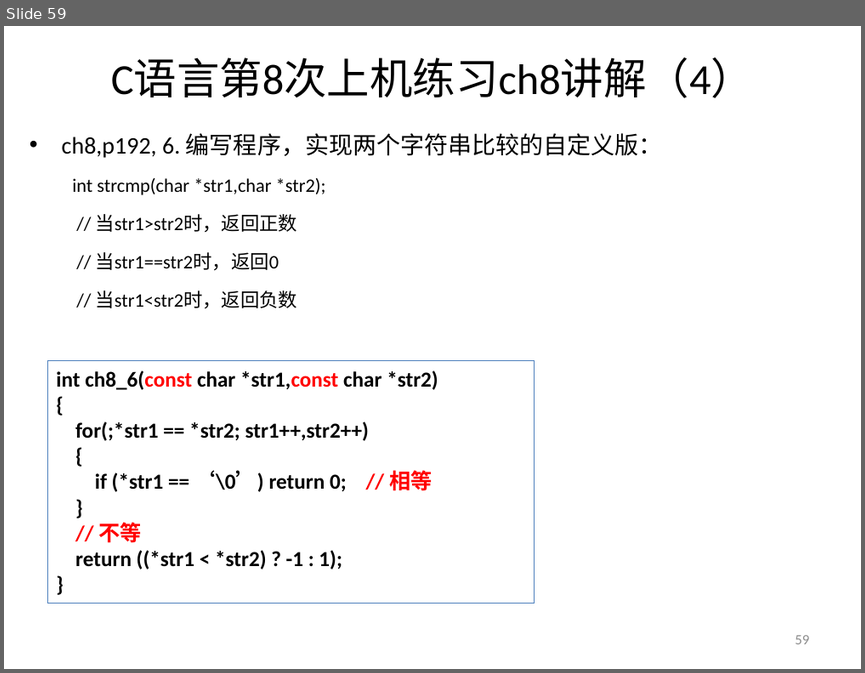
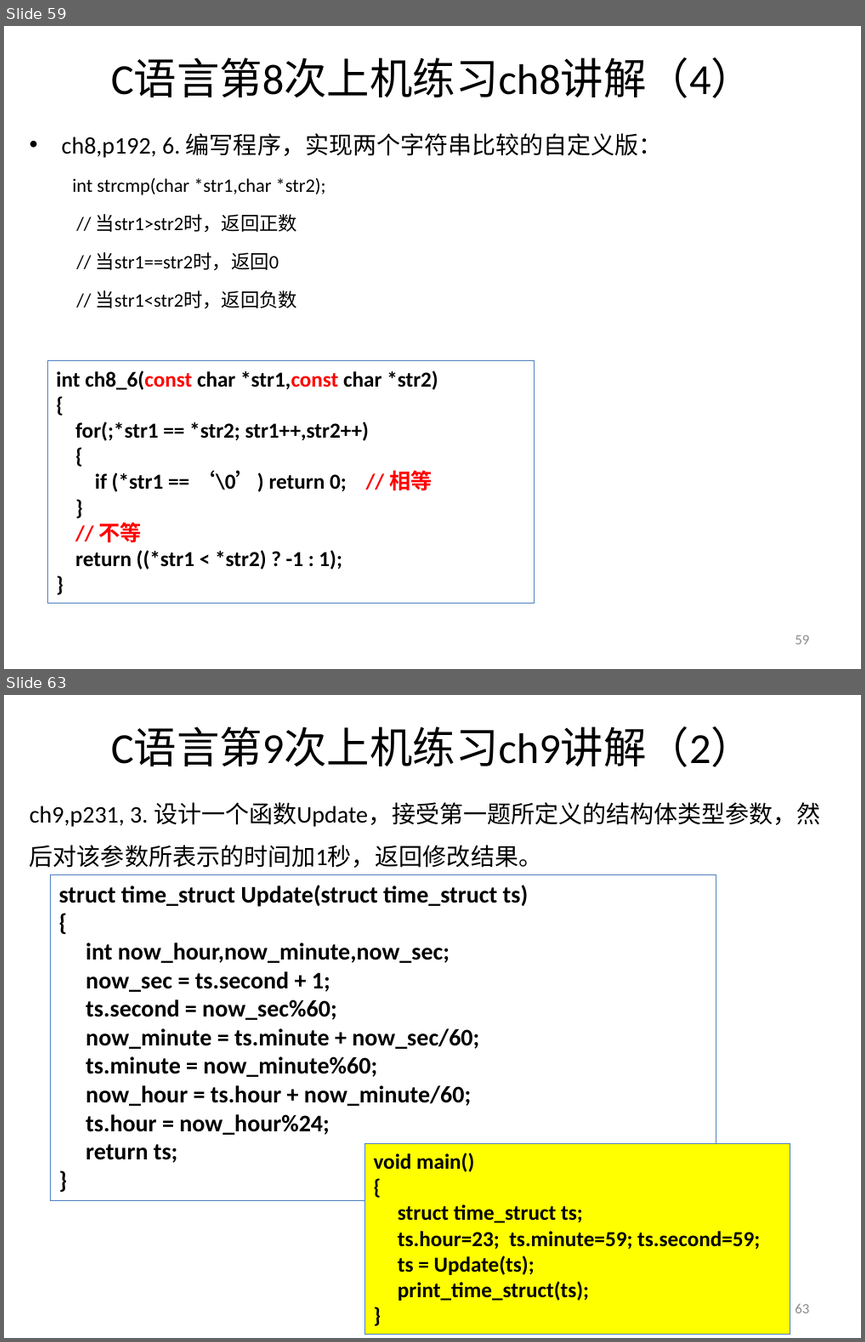
Before and after one commit to jtrfid/C-Repositories, a slide deck: 2016/上机安排.pptx. Shown one above the other, each under a label of ours: slide 59 before the commit, slides 59 and 63 after it; the slides between them are not shown. The pictures are 865x673 and 865x1342 pixels, drawn with LibreOffice and Linux fonts; fonts in the diff are those of the drawing. Boxes give left, top, right and bottom in pixels: in the first picture for what was removed or moved away, otherwise in the second. Text is boxed around its words. In the diff, an @@ line names an element or a change of style, - is before the commit and + after.

```diff
--- a/2016/上机安排.pptx
+++ b/2016/上机安排.pptx
@@ slide 63 added at box(4, 695, 861, 1338), background #FFFFFF @@
@@ title added at box(111, 727, 754, 767), 36 pt, text #000000 @@
+C语言第9次上机练习ch9讲解（2）
@@ text added at box(30, 802, 821, 868), 20 pt, text #000000 @@
+ch9,p231, 3. 设计一个函数Update，接受第一题所定义的结构体类型参数，然后对该参数所表示的时间加1秒，返回修改结果。
@@ rectangle added at box(50, 875, 715, 1201), outline #4F81BD 0.75 pt, 20 pt, text #000000, bold @@
+struct time_struct Update(struct time_struct ts)
+{
+int now_hour,now_minute,now_sec;
+now_sec = ts.second + 1;
+ts.second = now_sec%60;
+now_minute = ts.minute + now_sec/60;
+ts.minute = now_minute%60;
+now_hour = ts.hour + now_minute/60;
+ts.hour = now_hour%24;
+return ts;
+}
@@ rectangle added at box(364, 1143, 789, 1333), fill #FFFF00, outline #4F81BD 0.75 pt, 18 pt, text #000000, bold @@
+void main()
+{
+struct time_struct ts;
+ts.hour=23; ts.minute=59; ts.second=59;
+ts = Update(ts);
+print_time_struct(ts);
+}
@@ page number added at box(794, 1304, 809, 1313), 12 pt, text #8C8C8C @@
+63
```
Also in this commit, not shown: 1 slide changed, 8 other slides added, 4 other files.
